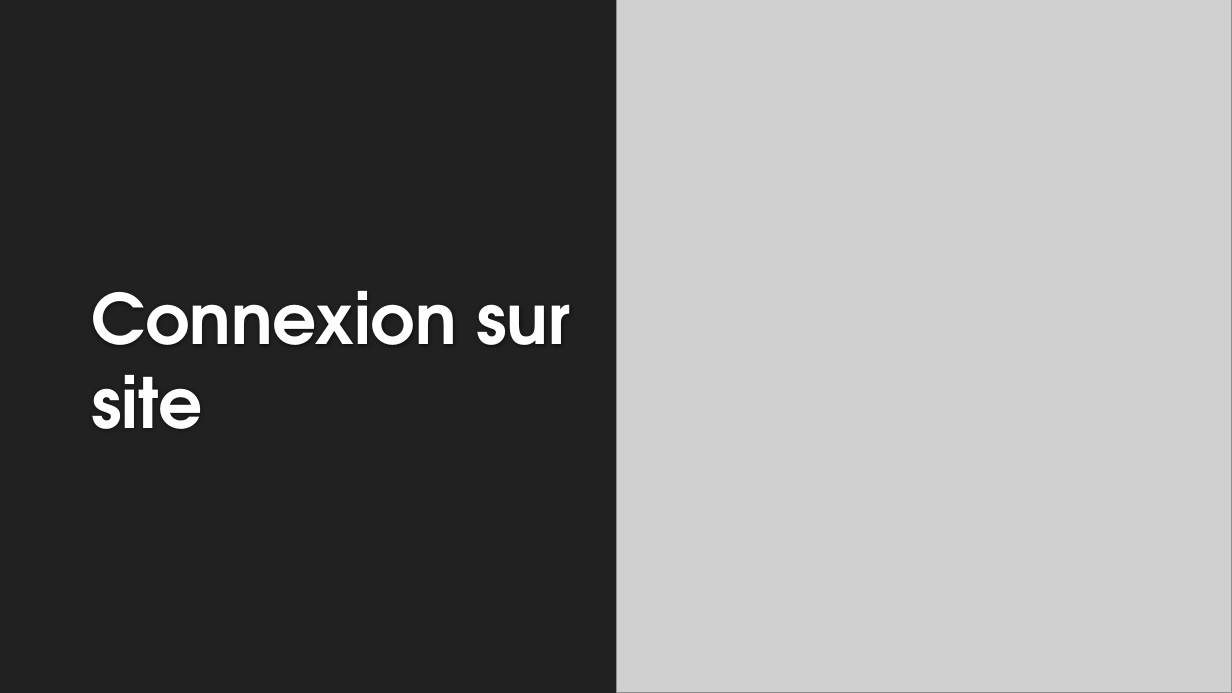
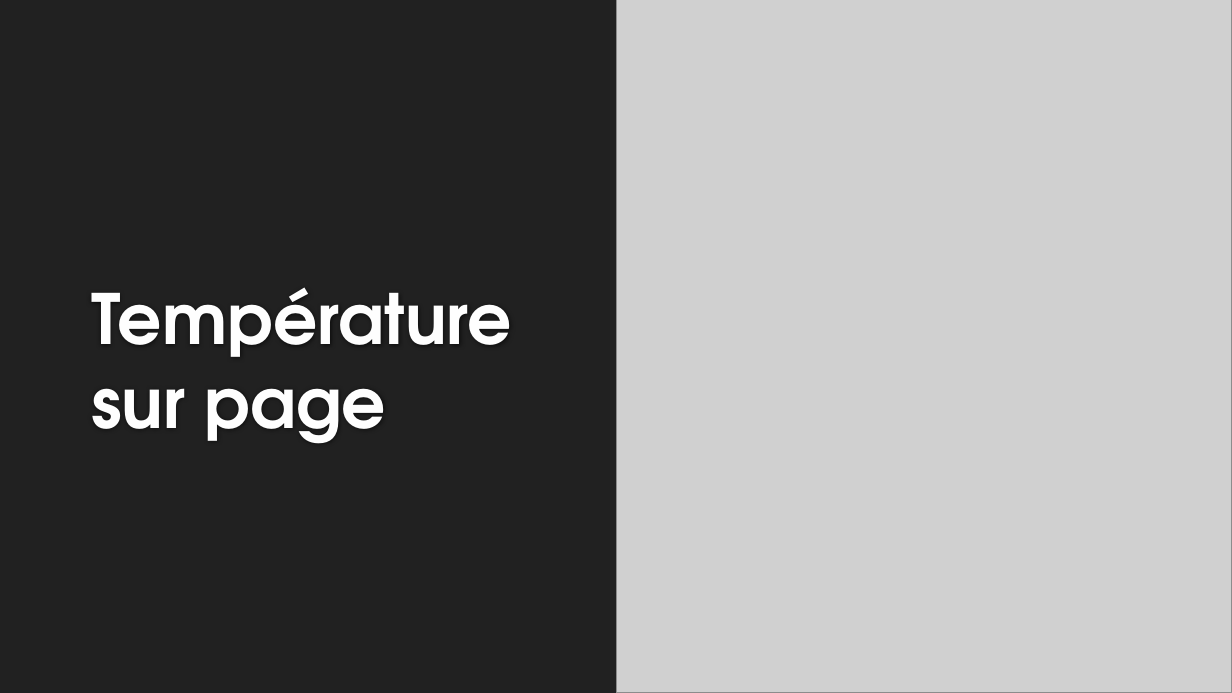
Before and after one commit to DevSell/final, a slide deck: slide 4 of Plante/presentation.pptx. Drawn at 1232x693 pixels with LibreOffice and Linux fonts; fonts in the diff are those of the drawing; grey boxes stand for pictures; background and template pictures are left out. Boxes give left, top, right and bottom in pixels: in the first picture for what was removed or moved away, otherwise in the second. Text is boxed around its words. In the diff, an @@ line names an element or a change of style, - is before the commit and + after.

```diff
--- a/Plante/presentation.pptx
+++ b/Plante/presentation.pptx
@@ title at [91,287,512,444]: text changed @@
-Connexion sur site
+Température sur page
```
Also in this commit, not shown: 1 other slide changed, 1 slide added, 1 slide removed, 4 other files.
